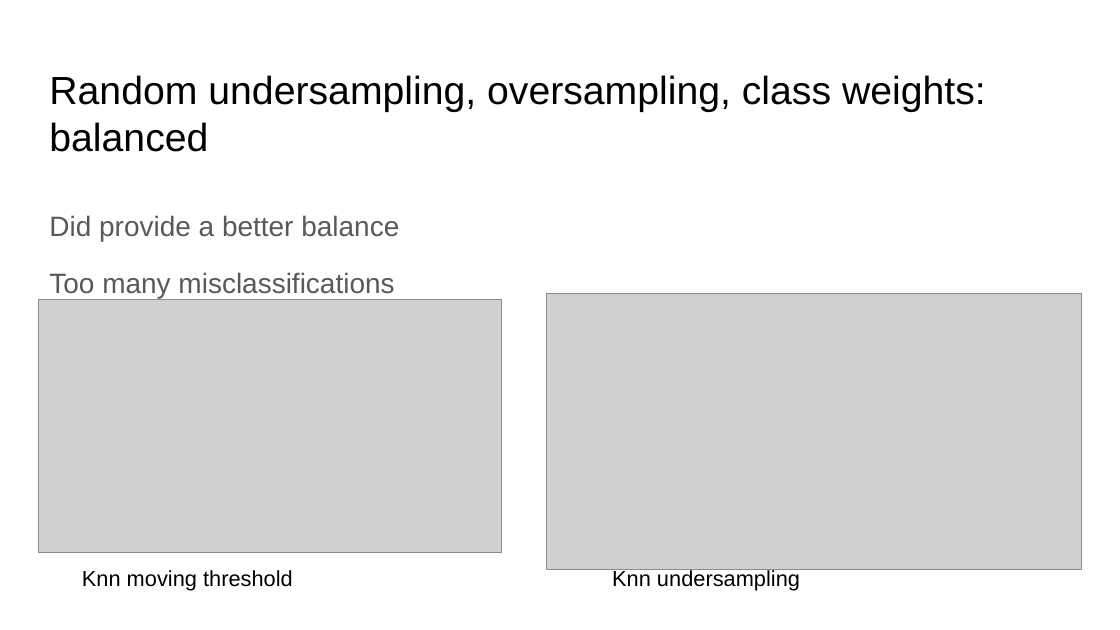
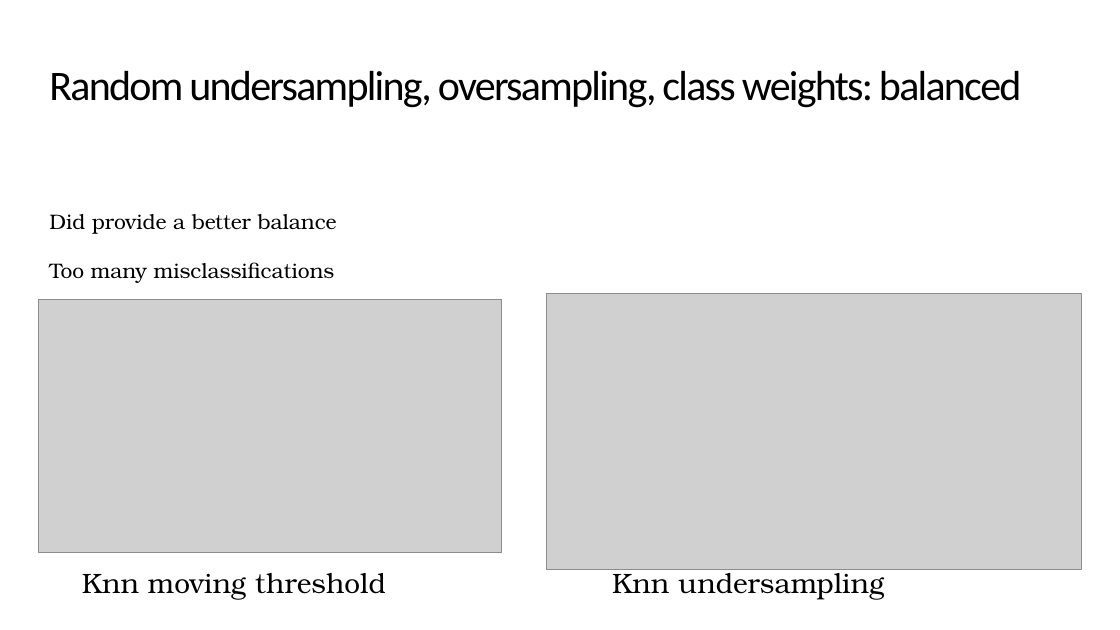
Before and after one commit to mathisme/ThinkfulSLCap, a slide deck: slide 13 of Capstone2.pptx. Drawn at 1120x630 pixels with LibreOffice and Linux fonts; fonts in the diff are those of the drawing; grey boxes stand for pictures. Boxes give left, top, right and bottom in pixels: in the first picture for what was removed or moved away, otherwise in the second. Text is boxed around its words. In the diff, an @@ line names an element or a change of style, - is before the commit and + after.

```diff
--- a/Capstone2.pptx
+++ b/Capstone2.pptx
@@ title "Random undersampling, oversampling, class weights: ..." at bbox=[49, 70, 1021, 108]: size 25.2 to 27 pt, font Arial to Calibri, letter spacing 0 to -1.1 pt; line spacing 1 to 0.85 @@
@@ text "Did provide a better balance" at bbox=[49, 214, 337, 283]: size 18 to 13.5 pt, font Arial to TeX Gyre Bonum, text colour #595959 to #000000; line spacing 1.15 to 1.2 @@
@@ text "Knn moving threshold" at bbox=[82, 573, 386, 599]: size 14 to 18 pt, font Arial to TeX Gyre Bonum @@
@@ text "Knn undersampling" at bbox=[612, 566, 884, 599]: size 14 to 18 pt, font Arial to TeX Gyre Bonum @@
```
Also in this commit, not shown: 18 other slides changed.
